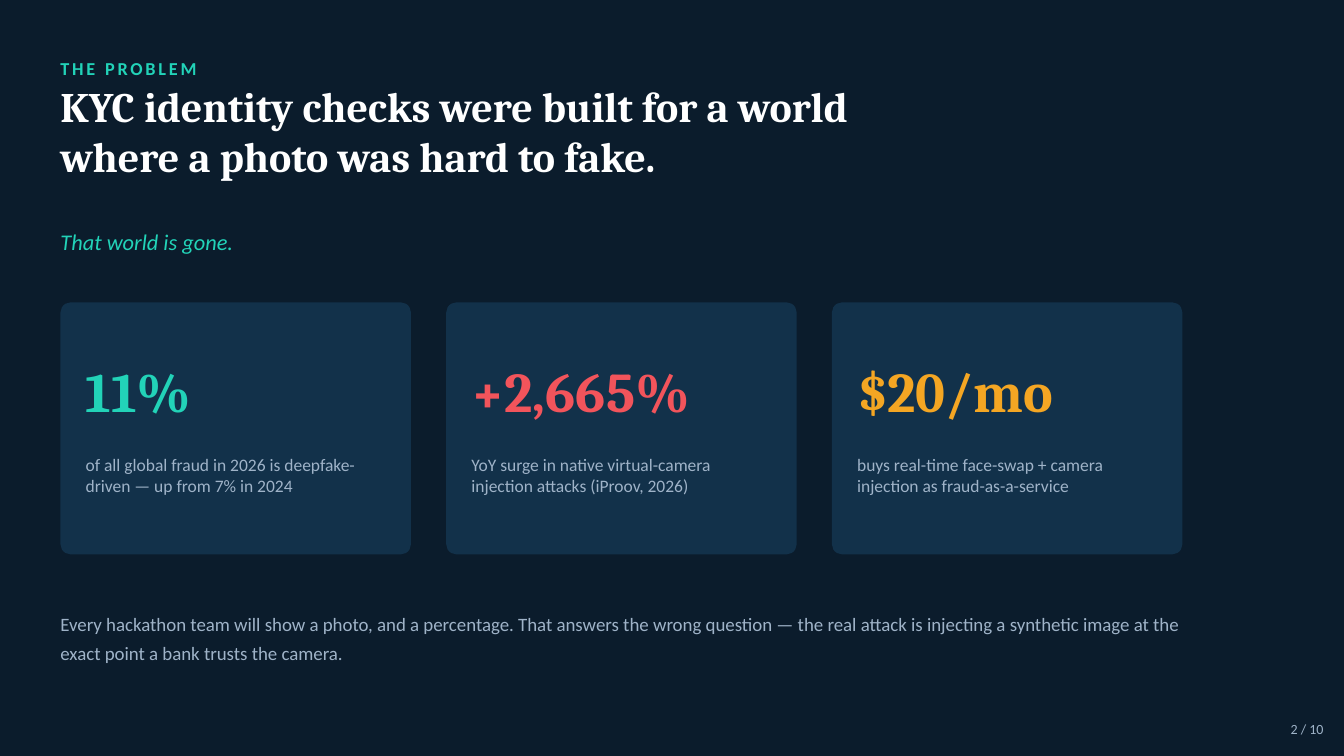
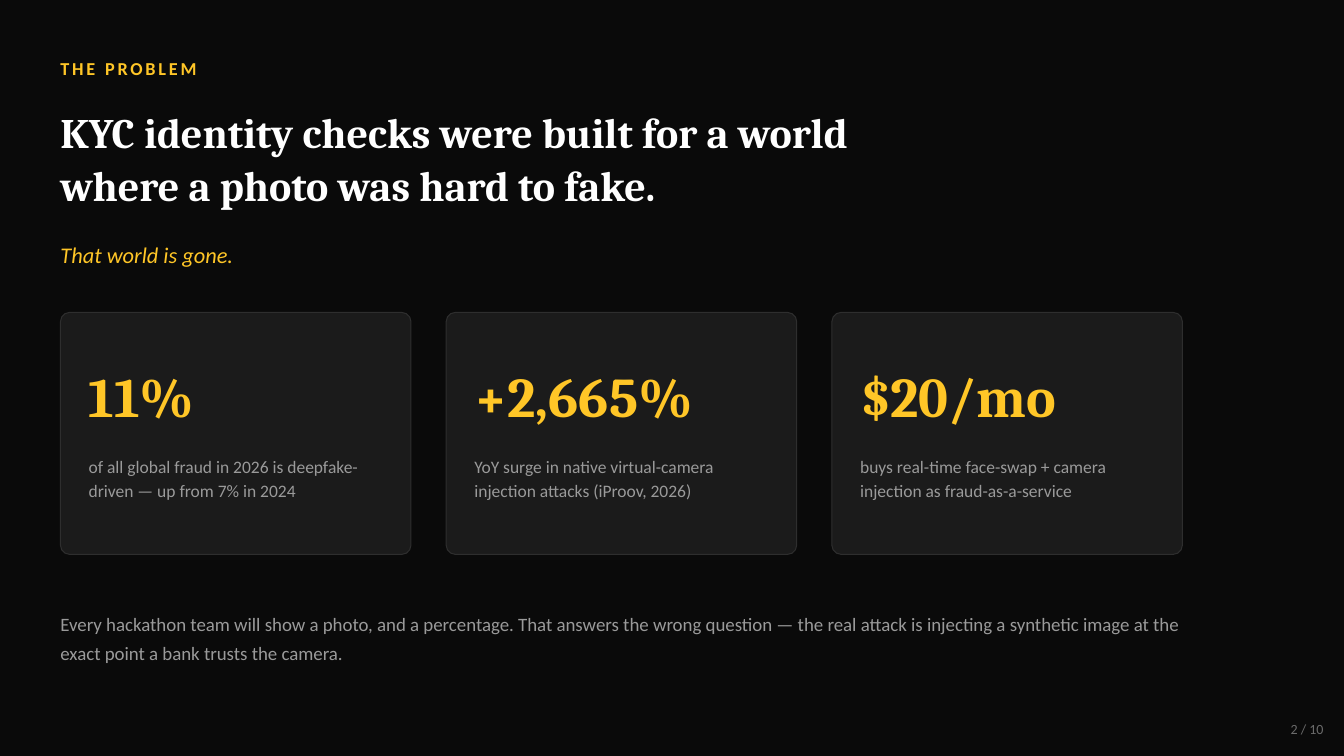
Before and after one commit to Venkat-Kolasani/VeriLens, a slide deck: slide 2 of pitch/VeriLens_Pitch.pptx. Drawn at 1344x756 pixels with LibreOffice and Linux fonts; fonts in the diff are those of the drawing. Boxes give left, top, right and bottom in pixels: in the first picture for what was removed or moved away, otherwise in the second. Text is boxed around its words. In the diff, an @@ line names an element or a change of style, - is before the commit and + after.

Commit message:
feat(pitch): redo deck in yellow-black theme, fix icon color bug
Replaced the teal/light-dark deck with a fully dark yellow-black theme, and
reworked the architecture slide from five same-size cards into an actual
layered process diagram (Capture -> Quality Gate -> Detection Lanes -> Judge
-> Verdict+Anchor) - a truer answer to 'what are the process layers' than a
grid of lane cards.

Found and fixed a real bug while re-rendering icons for the new palette: the
icon generator stripped the <svg> root tag to rebuild width/height/viewBox,
which also discarded the color/style attributes react-icons relies on for
currentColor to resolve. Verified by checking pixel channel stats directly
rather than trusting the thumbnail - every icon in both this deck and the
original teal one was rendering pure black regardless of requested color.
It went unnoticed in the teal deck because black-on-teal still had usable
contrast by coincidence; this theme's dark-charcoal badges made it visible
as low-contrast black-on-black. Fixed by wrapping the inner <path> markup in
an explicit <g fill="#hex">, which paths inherit via plain SVG attribute
inheritance instead of relying on currentColor resolution.

Structural validation, content QA, and full visual re-render all passed
after the fix.

```diff
--- a/pitch/VeriLens_Pitch.pptx
+++ b/pitch/VeriLens_Pitch.pptx
@@ background #0B1C2C to #0A0A0A @@
@@ text colour #22D3B8 to #FFC627 in 3 elements at bbox=[60, 247, 233, 267], bbox=[89, 379, 195, 419], bbox=[60, 63, 196, 75] @@
@@ text "KYC identity checks were built ..." at bbox=[60, 118, 848, 210]: line spacing 1 to 1.05 @@
@@ text "That world is gone.": place and size @@
-text "That world is gone." at bbox=[60, 234, 233, 254]
+text "That world is gone." at bbox=[60, 247, 233, 267]
@@ rounded rectangle: place and size @@
-rounded rectangle at bbox=[60, 302, 411, 555]
+rounded rectangle at bbox=[60, 313, 411, 555]
@@ rounded rectangle: place and size @@
-rounded rectangle at bbox=[447, 302, 798, 555]
+rounded rectangle at bbox=[447, 313, 798, 555]
@@ text "+2,665%" at bbox=[474, 379, 692, 425]: text colour #F2545B to #FFC627 @@
@@ fill #12314A to #1B1B1B; outline none to #2E2E2E 0.75 pt; proportions changed in 3 elements at bbox=[60, 313, 411, 555], bbox=[447, 313, 798, 555], bbox=[832, 313, 1183, 555] @@
@@ rounded rectangle: place and size @@
-rounded rectangle at bbox=[832, 302, 1183, 555]
+rounded rectangle at bbox=[832, 313, 1183, 555]
@@ text "$20/mo" at bbox=[860, 375, 1056, 425]: text colour #F4A623 to #FFC627 @@
@@ text colour #9FB3C8 to #9A9A9A; line spacing 1 to 1.15 in 3 elements at bbox=[89, 461, 357, 500], bbox=[474, 461, 713, 500], bbox=[860, 461, 1106, 500] @@
@@ text "Every hackathon team will show ..." at bbox=[60, 618, 1179, 663]: text colour #9FB3C8 to #9A9A9A @@
@@ text "2 / 10" at bbox=[1291, 725, 1323, 734]: text colour #9FB3C8 to #6B6B6B @@
```
Also in this commit, not shown: 7 other slides changed, 2 slides added, 2 slides removed, 3 other files.
